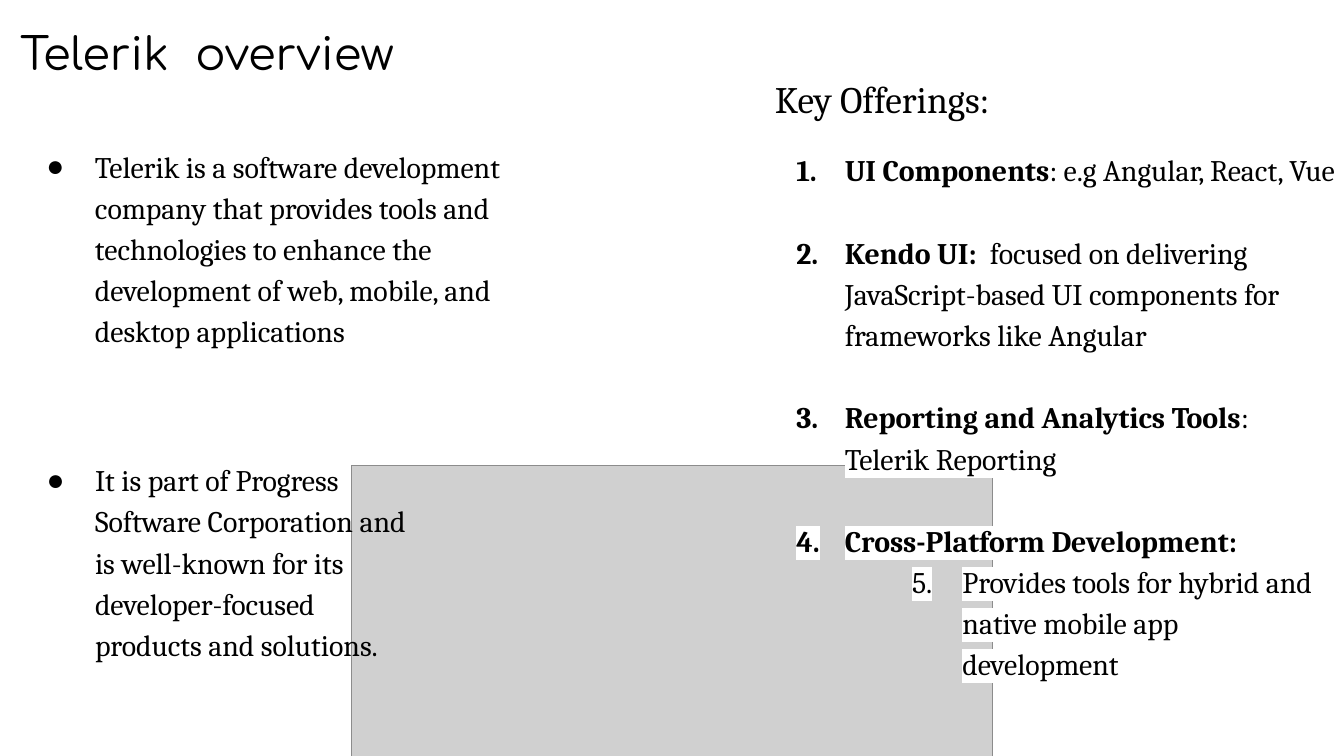
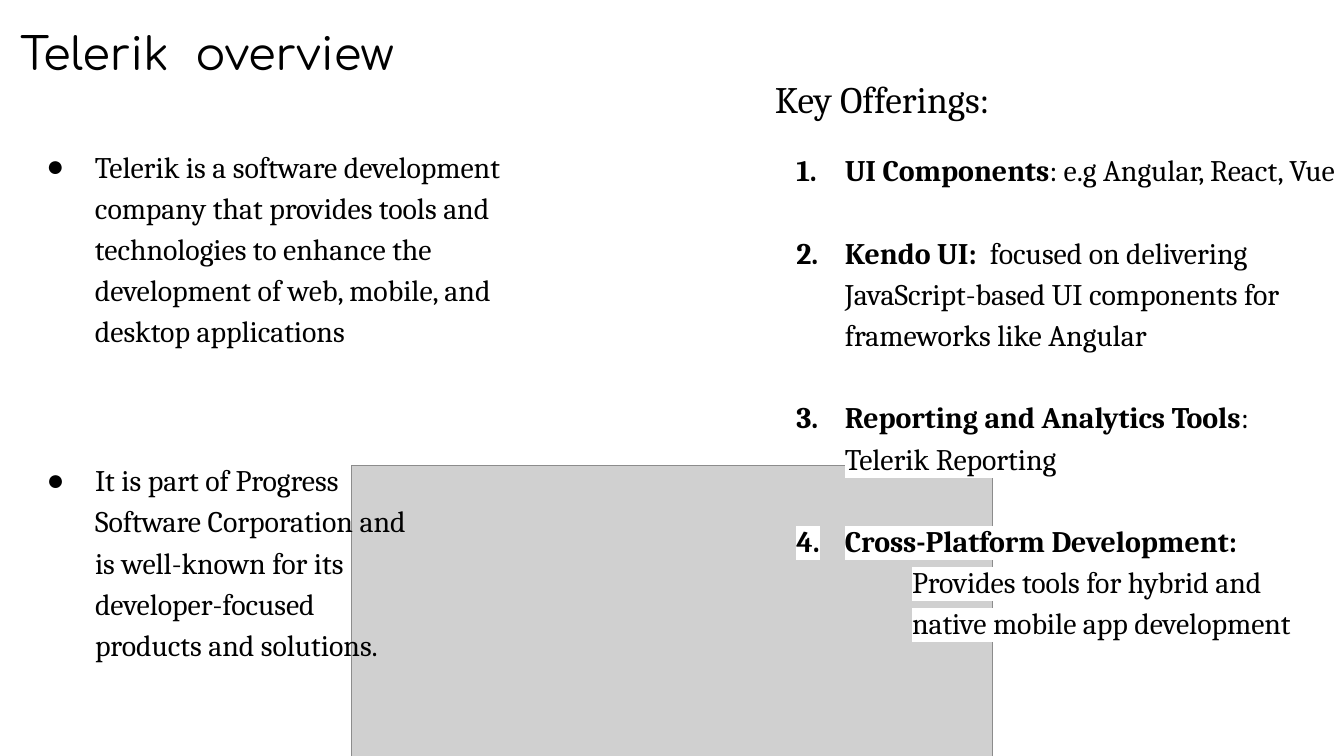
Before and after one commit to samar123419/QA_Automation_middle_project, a slide deck: slide 2 of middle presentation.pptx. Drawn at 1344x756 pixels with LibreOffice and Linux fonts; fonts in the diff are those of the drawing; grey boxes stand for pictures; background and template pictures are left out. Boxes give left, top, right and bottom in pixels: in the first picture for what was removed or moved away, otherwise in the second. Text is boxed around its words. In the diff, an @@ line names an element or a change of style, - is before the commit and + after.

```diff
--- a/middle presentation.pptx
+++ b/middle presentation.pptx
@@ text at (x1=912, y1=565, x2=1290, y2=641): bullet 1. to none @@
```
